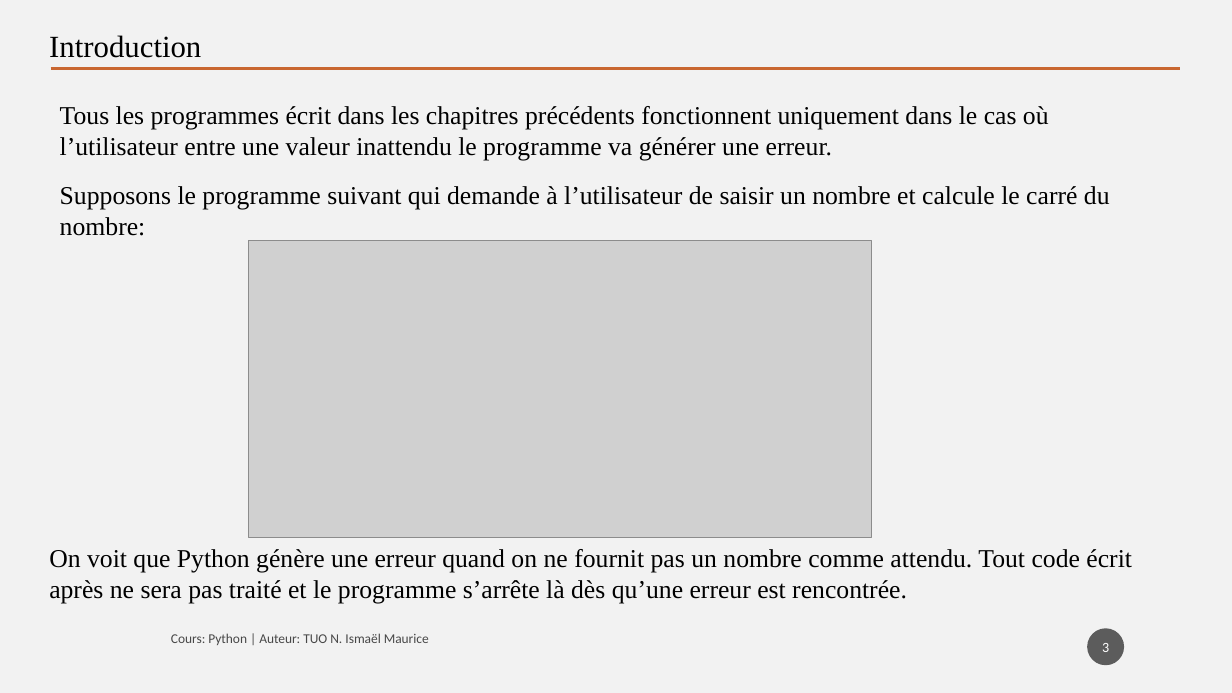
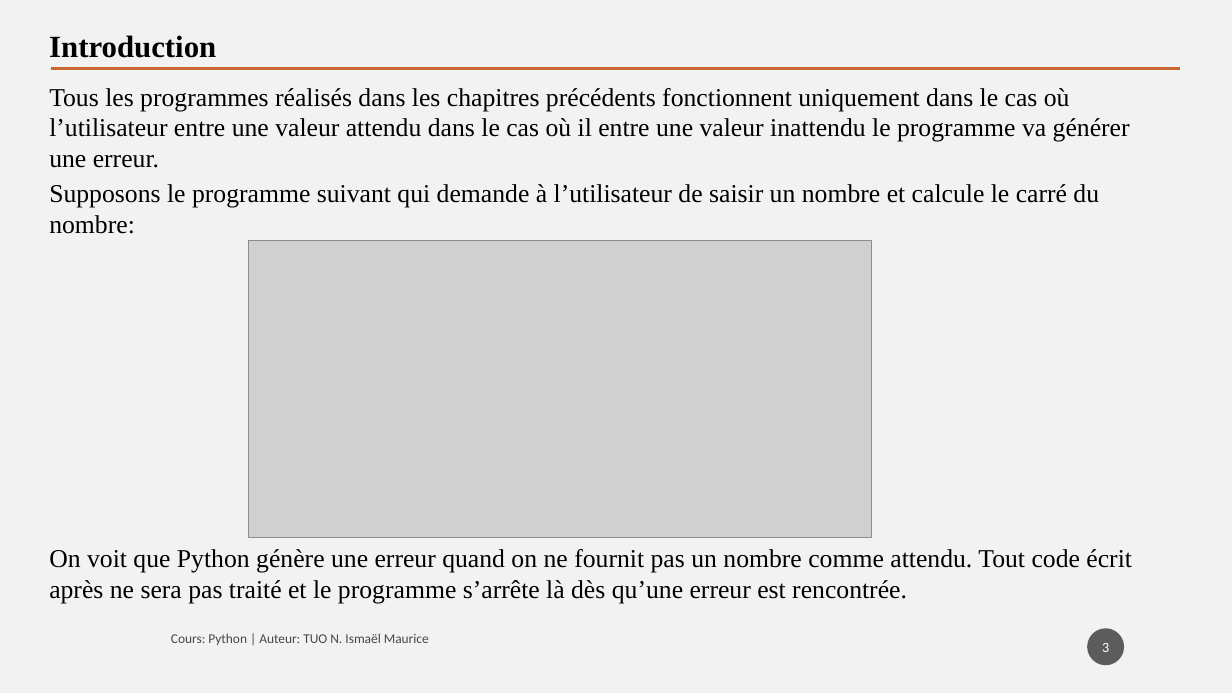
Before and after one commit to tisma95/cours-python, a slide deck: slide 3 of source/Chapitre 7 - Les exceptions.pptx. Drawn at 1232x693 pixels with LibreOffice and Linux fonts; fonts in the diff are those of the drawing; grey boxes stand for pictures. Boxes give left, top, right and bottom in pixels: in the first picture for what was removed or moved away, otherwise in the second. Text is boxed around its words. In the diff, an @@ line names an element or a change of style, - is before the commit and + after.

Commit message:
Feat(chp7): Rédaction chapitre sur les exceptions

```diff
--- a/source/Chapitre 7 - Les exceptions.pptx
+++ b/source/Chapitre 7 - Les exceptions.pptx
@@ text "Introduction" at [49, 35, 216, 58]: bold on @@
@@ text at [49, 88, 1130, 168]: text changed @@
-Tous les programmes écrit dans les chapitres précédents fonctionnent uniquement dans le cas où l’utilisateur entre une valeur inattendu le programme va générer une erreur.
+Tous les programmes réalisés dans les chapitres précédents fonctionnent uniquement dans le cas où l’utilisateur entre une valeur attendu dans le cas où il entre une valeur inattendu le programme va générer une erreur.
@@ text "Supposons le programme suivant qui ...": place and size @@
-text "Supposons le programme suivant qui ..." at [60, 186, 1110, 236]
+text "Supposons le programme suivant qui ..." at [49, 184, 1099, 234]
```
Also in this commit, not shown: 3 other slides changed, 14 slides added, 11 other files.
